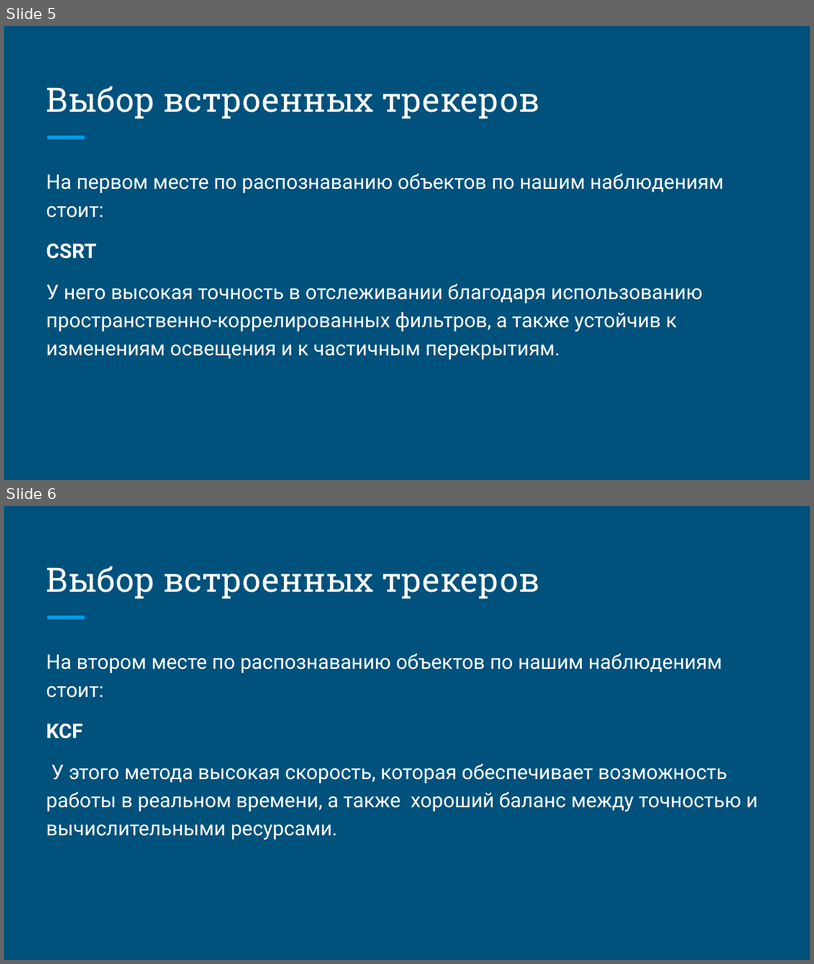
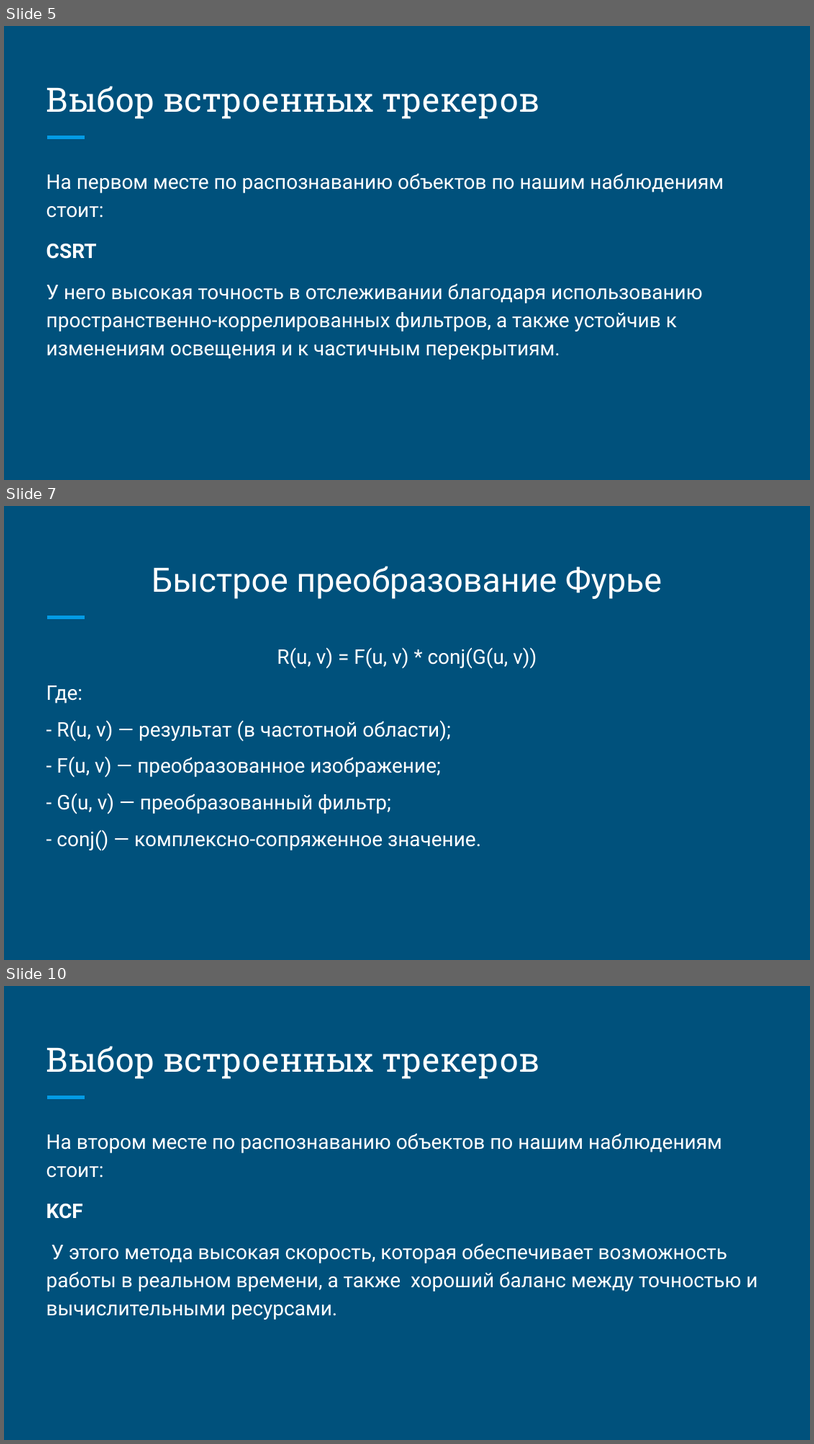
Before and after one commit to MilenNastya/Motion_Detection, a slide deck: Индивидуальное задание №1 Методы трекинга объекта.pptx. Shown one above the other, each under a label of ours: slides 5 and 6 before the commit, slides 5, 7 and 10 after it; the slides between them are not shown. The pictures are 814x964 and 814x1444 pixels, drawn with LibreOffice and Linux fonts; fonts in the diff are those of the drawing. Boxes give left, top, right and bottom in pixels: in the first picture for what was removed or moved away, otherwise in the second. Text is boxed around its words. In the diff, an @@ line names an element or a change of style, - is before the commit and + after.

```diff
--- a/Индивидуальное задание №1 Методы трекинга объекта.pptx
+++ b/Индивидуальное задание №1 Методы трекинга объекта.pptx
@@ slide 7 added at (4,506,810,960), background #00517C; not listed: 1 template element that a slide beside it also shows @@
@@ title added at (152,566,662,599), 30 pt, text #FFFFFF @@
+Быстрое преобразование Фурье
@@ text added at (46,647,537,851), 18 pt, text #FFFFFF @@
+R(u, v) = F(u, v) * conj(G(u, v))
+Где:
+- R(u, v) — результат (в частотной области);
+- F(u, v) — преобразованное изображение;
+- G(u, v) — преобразованный фильтр;
+- conj() — комплексно-сопряженное значение.
@@ what was slide 6 is now slide 10 @@
```
Also in this commit, not shown: 2 slides changed, 9 other slides added.
